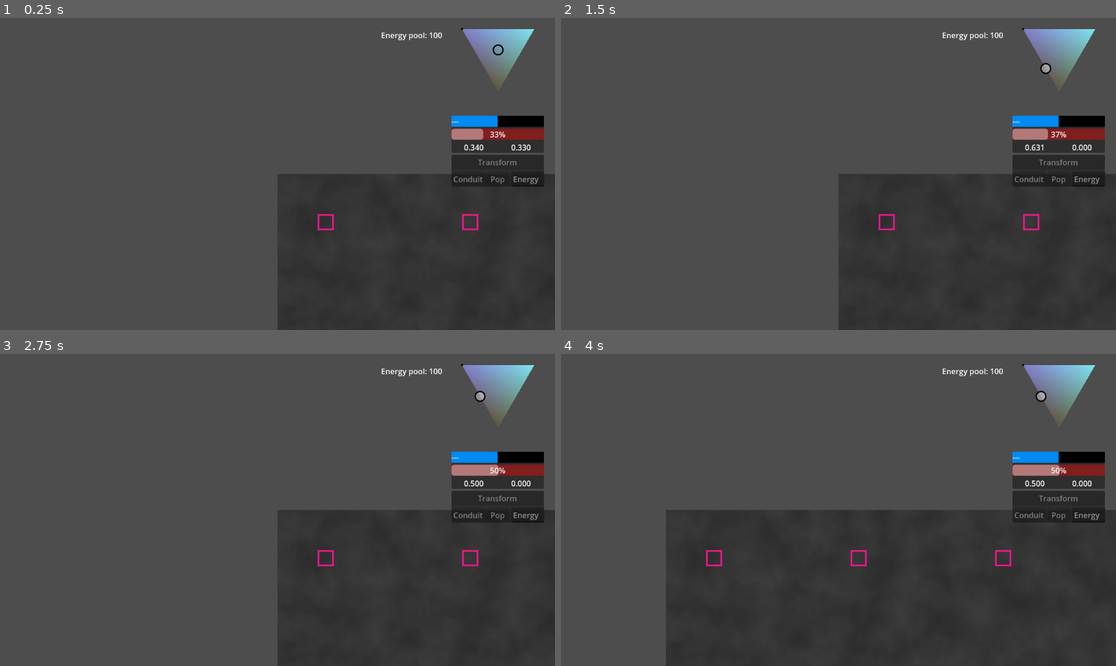
Above: before the commit, frames 1-4 (two rows, left to right).
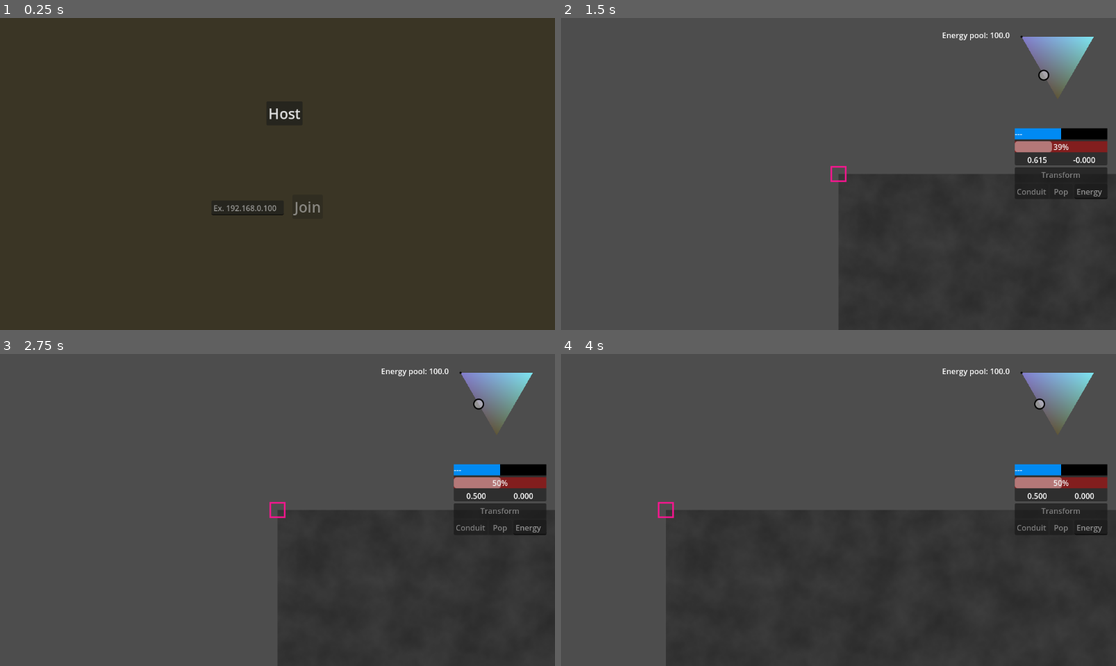
Above: after the commit, the same moments.

Repository: helmasur/conduit_rts
Game: Godot game, scene res://main_menu.tscn
The game is run twice, just before and just after one commit, with the same random seed, the same clock (stepped at 60 frames per second) and the same inputs. Before the commit the project starts from res://main.tscn.
Inputs (mouse positions are in pixels of both pictures, inside the frame that each line leads up to):
- Up to frame 1 (0.25 s): no input
- Up to frame 2 (1.5 s): click (844, 114) at 0.5 s, where only the run after the commit has a clickable "Host"; tap Enter at 1.25 s; drag from (1060, 64) to (888, 220) at 1.27 s
- Up to frame 3 (2.75 s): tap Space at 2 s; drag from (166, 525) to (327, 556) at 2.02 s
- Up to frame 4 (4 s): tap Enter at 2.75 s; move the mouse to (894, 441) at 2.77 s; hold D (move_right) 2.78-3.5 s; click (894, 441) at 2.92 s; drag from (810, 572) to (672, 463) at 3.52 s

The runs differ from the first frame. In frame 1, 74% of the frame differs, in the area x 0-100%, y 0-100%; in frame 2, 3.5%; in frame 3, 3.5%; in frame 4, 3.6%.

Commit message:
multiplayer steg 1

Diff:
--- /dev/null
+++ b/MultiplayerManager.gd
@@ -0,0 +1,22 @@
+extends Node
+
+# Antal maxspelare
+const MAX_PLAYERS := 8
+
+# Godot-nätverk
+var peer: MultiplayerPeer = null
+
+func host(port: int = 12345) -> void:
+	peer = ENetMultiplayerPeer.new()
+	peer.create_server(port, MAX_PLAYERS)
+	multiplayer.multiplayer_peer = peer
+	print("Hosting on port", port)
+
+func join(ip: String, port: int = 12345) -> void:
+	peer = ENetMultiplayerPeer.new()
+	peer.create_client(ip, port)
+	multiplayer.multiplayer_peer = peer
+	print("Joining", ip, ":", port)
+
+func is_host() -> bool:
+	return multiplayer.is_server()
--- a/UnitAttributes.gd
+++ b/UnitAttributes.gd
@@ -33,7 +33,7 @@
 	return max(1.0, unit.health_prop * unit.energy)
 
 static func get_speed_value(unit) -> float:
-	return unit.speed_prop * unit.energy * unit.speed_factor
+	return nlf(unit.speed_prop, 3) * unit.energy * unit.speed_factor
 
 static func get_power_value(unit) -> float:
 	return unit.power_prop * unit.energy
@@ -45,3 +45,7 @@
 
 static func build_finished(unit) -> void:
 	unit.health_current = get_health_max(unit)
+
+static func nlf(value: float, mod: float) -> float:
+	#Non linear function - mod=3 is approx x^2
+	return (pow(2, mod*value - mod) - pow(2, -mod)) / (1 - pow(2, -mod))
--- a/UnitBuild.gd
+++ b/UnitBuild.gd
@@ -5,6 +5,7 @@
 	var new_unit = unit.unit_scene.instantiate() as CharacterBody2D
 	unit.get_tree().current_scene.add_child(new_unit)
 	unit.unit_to_build = new_unit
+	new_unit.player = unit.player
 	new_unit.global_position = unit.global_position + Vector2(50, 0)
 	new_unit.target_energy = e
 	new_unit.health_prop = h
@@ -46,12 +47,11 @@
 					unit.unit_to_build.energy += transfer_amount
 					unit.get_parent().player_energy -= transfer_amount
 				if unit.unit_to_build.energy >= unit.unit_to_build.target_energy:
-					# Unit är redo
 					#UnitAttributes.normalize_proportions(unit.unit_to_build)
 					#unit.unit_to_build.mode = UnitShared.ActionMode.FREE
 					#unit.unit_to_build.build_finished()
 					unit.unit_to_build = null
-					unit.mode = UnitShared.ConduitMode.COLLECTING
+					unit.conduit_mode = UnitShared.ConduitMode.COLLECTING
 
 		#UnitShared.ConduitMode.BUILD_STOPPING:
 			#unit.mode_timer -= delta
--- a/gui.gd
+++ b/gui.gd
@@ -1,4 +1,6 @@
-extends VBoxContainer
+extends Control
+
+@export var player: Player
 
 var selected_unit: Unit
 var selected_units
@@ -39,6 +41,8 @@
 
 func _on_transform_button_pressed() -> void:
 	print("Tricon: ", %TriCon.current_h, " ", %TriCon.current_p, " ", %TriCon.current_s)
+	print("Mode: ", selected_unit.mode)
+	print("Conduit Mode: ", selected_unit.conduit_mode)
 	for unit in selected_units:
 		unit.target_health_prop = %TriCon.current_h
 		#print(unit.health_prop, " ", unit.target_health_prop)
--- a/gui/player_energy.gd
+++ b/gui/player_energy.gd
@@ -1,4 +1,5 @@
 extends Label
 
 func _process(_delta: float) -> void:
-	text = "Energy pool: " + str(%Player.player_energy)
+	if %GUI.player:
+		text = "Energy pool: " + str(%GUI.player.player_energy)
--- a/main.gd
+++ b/main.gd
@@ -2,6 +2,27 @@
 
 var selected_unit: Node = null
 var tricon_h: float = .33
+@export var player_scene: PackedScene = preload("res://player.tscn")
+
+func _ready():
+	_on_game_started()
+
+func _on_game_started():
+	if MultiplayerManager.is_host():
+		for id in multiplayer.get_peers():
+			_add_player(id)
+
+		# Lägg även till dig själv
+		_add_player(multiplayer.get_unique_id())
+
+func _add_player(peer_id: int):
+	var player = player_scene.instantiate()
+	player.name = "Player_%s" % peer_id
+	add_child(player)
+	player.set_multiplayer_authority(peer_id)
+	if peer_id == multiplayer.get_unique_id():
+		$CanvasLayer/GUI.player = player
+		player.spawn_initial_unit()
 
 func _unhandled_input(event: InputEvent) -> void:
 	if event is InputEventMouseButton and event.pressed:
--- a/main.tscn
+++ b/main.tscn
@@ -1,8 +1,7 @@
-[gd_scene load_steps=13 format=3 uid="uid://4ij7u4ntmvdc"]
+[gd_scene load_steps=12 format=3 uid="uid://4ij7u4ntmvdc"]
 
 [ext_resource type="Script" uid="uid://bpcluqkphkhrp" path="res://main.gd" id="1_h2yge"]
 [ext_resource type="Script" uid="uid://c4vf68rbxq658" path="res://camera_2d.gd" id="2_0xm2m"]
-[ext_resource type="Script" uid="uid://cnd6yet61fs7x" path="res://player.gd" id="2_7mycd"]
 [ext_resource type="Script" uid="uid://bcp3gus4vjqtc" path="res://gui.gd" id="4_lquwl"]
 [ext_resource type="Script" uid="uid://sk07ba72nrfg" path="res://gui/player_energy.gd" id="5_7mycd"]
 [ext_resource type="Script" uid="uid://chxk5r6puaa35" path="res://TriangleControl.gd" id="5_lquwl"]
@@ -34,27 +33,33 @@
 position = Vector2(1024, 1024)
 texture = SubResource("NoiseTexture2D_1bvp3")
 
-[node name="Player" type="Node2D" parent="."]
-unique_name_in_owner = true
-script = ExtResource("2_7mycd")
-player_energy = 100
-
 [node name="Camera2D" type="Camera2D" parent="."]
 script = ExtResource("2_0xm2m")
 
 [node name="CanvasLayer" type="CanvasLayer" parent="."]
 
-[node name="TriCon" type="Control" parent="CanvasLayer"]
+[node name="GUI" type="Control" parent="CanvasLayer"]
+unique_name_in_owner = true
+layout_mode = 3
+anchors_preset = 15
+anchor_right = 1.0
+anchor_bottom = 1.0
+grow_horizontal = 2
+grow_vertical = 2
+mouse_filter = 2
+script = ExtResource("4_lquwl")
+
+[node name="TriCon" type="Control" parent="CanvasLayer/GUI"]
 unique_name_in_owner = true
 custom_minimum_size = Vector2(150, 150)
-layout_mode = 3
+layout_mode = 1
 anchors_preset = 1
 anchor_left = 1.0
 anchor_right = 1.0
-offset_left = -193.0
-offset_top = 23.0
-offset_right = -43.0
-offset_bottom = 173.0
+offset_left = -196.0
+offset_top = 39.0
+offset_right = -46.0
+offset_bottom = 189.0
 grow_horizontal = 0
 size_flags_horizontal = 4
 size_flags_vertical = 4
@@ -63,7 +68,7 @@
 color_b = Color(0.492755, 0.902826, 0.943716, 1)
 color_c = Color(0.36969, 0.336095, 0.212066, 1)
 
-[node name="Player energy" type="Label" parent="CanvasLayer"]
+[node name="Player energy" type="Label" parent="CanvasLayer/GUI"]
 offset_left = 791.0
 offset_top = 24.0
 offset_right = 983.0
@@ -71,28 +76,28 @@
 text = "Player energy"
 script = ExtResource("5_7mycd")
 
-[node name="GUI" type="VBoxContainer" parent="CanvasLayer"]
+[node name="Stack" type="VBoxContainer" parent="CanvasLayer/GUI"]
 custom_minimum_size = Vector2(150, 0)
+layout_mode = 1
 anchors_preset = 1
 anchor_left = 1.0
 anchor_right = 1.0
-offset_left = -215.0
-offset_top = 203.0
-offset_right = -23.0
-offset_bottom = 603.0
+offset_left = -210.0
+offset_top = 229.0
+offset_right = -18.0
+offset_bottom = 629.0
 grow_horizontal = 0
-script = ExtResource("4_lquwl")
-
-[node name="Attributes" type="PanelContainer" parent="CanvasLayer/GUI"]
-layout_mode = 2
-
-[node name="VBoxContainer" type="VBoxContainer" parent="CanvasLayer/GUI/Attributes"]
-layout_mode = 2
-
-[node name="MarginContainer" type="MarginContainer" parent="CanvasLayer/GUI/Attributes/VBoxContainer"]
-layout_mode = 2
-
-[node name="Energy_prog" type="ProgressBar" parent="CanvasLayer/GUI/Attributes/VBoxContainer/MarginContainer"]
+
+[node name="Attributes" type="PanelContainer" parent="CanvasLayer/GUI/Stack"]
+layout_mode = 2
+
+[node name="VBoxContainer" type="VBoxContainer" parent="CanvasLayer/GUI/Stack/Attributes"]
+layout_mode = 2
+
+[node name="MarginContainer" type="MarginContainer" parent="CanvasLayer/GUI/Stack/Attributes/VBoxContainer"]
+layout_mode = 2
+
+[node name="Energy_prog" type="ProgressBar" parent="CanvasLayer/GUI/Stack/Attributes/VBoxContainer/MarginContainer"]
 unique_name_in_owner = true
 layout_mode = 2
 size_flags_vertical = 1
@@ -102,107 +107,107 @@
 value = 0.5
 show_percentage = false
 
-[node name="Energy" type="Label" parent="CanvasLayer/GUI/Attributes/VBoxContainer/MarginContainer"]
+[node name="Energy" type="Label" parent="CanvasLayer/GUI/Stack/Attributes/VBoxContainer/MarginContainer"]
 unique_name_in_owner = true
 layout_mode = 2
 text = "Unit Energy:"
 
-[node name="Health" type="ProgressBar" parent="CanvasLayer/GUI/Attributes/VBoxContainer"]
+[node name="Health" type="ProgressBar" parent="CanvasLayer/GUI/Stack/Attributes/VBoxContainer"]
 unique_name_in_owner = true
 layout_mode = 2
 theme_override_styles/background = SubResource("StyleBoxFlat_1bvp3")
 max_value = 1.0
 
-[node name="HBoxContainer" type="HBoxContainer" parent="CanvasLayer/GUI/Attributes/VBoxContainer"]
-layout_mode = 2
-
-[node name="Power" type="Label" parent="CanvasLayer/GUI/Attributes/VBoxContainer/HBoxContainer"]
+[node name="HBoxContainer" type="HBoxContainer" parent="CanvasLayer/GUI/Stack/Attributes/VBoxContainer"]
+layout_mode = 2
+
+[node name="Power" type="Label" parent="CanvasLayer/GUI/Stack/Attributes/VBoxContainer/HBoxContainer"]
 unique_name_in_owner = true
 layout_mode = 2
 size_flags_horizontal = 3
 text = "Power"
 horizontal_alignment = 1
 
-[node name="Speed" type="Label" parent="CanvasLayer/GUI/Attributes/VBoxContainer/HBoxContainer"]
+[node name="Speed" type="Label" parent="CanvasLayer/GUI/Stack/Attributes/VBoxContainer/HBoxContainer"]
 unique_name_in_owner = true
 layout_mode = 2
 size_flags_horizontal = 3
 text = "Speed"
 horizontal_alignment = 1
 
-[node name="Buttons" type="PanelContainer" parent="CanvasLayer/GUI"]
-layout_mode = 2
-
-[node name="VBoxContainer" type="VBoxContainer" parent="CanvasLayer/GUI/Buttons"]
-layout_mode = 2
-
-[node name="Transform_button" type="Button" parent="CanvasLayer/GUI/Buttons/VBoxContainer"]
+[node name="Buttons" type="PanelContainer" parent="CanvasLayer/GUI/Stack"]
+layout_mode = 2
+
+[node name="VBoxContainer" type="VBoxContainer" parent="CanvasLayer/GUI/Stack/Buttons"]
+layout_mode = 2
+
+[node name="Transform_button" type="Button" parent="CanvasLayer/GUI/Stack/Buttons/VBoxContainer"]
 unique_name_in_owner = true
 layout_mode = 2
 text = "Transform"
 
-[node name="HBoxContainer" type="HBoxContainer" parent="CanvasLayer/GUI/Buttons/VBoxContainer"]
-layout_mode = 2
-
-[node name="Conduit" type="Button" parent="CanvasLayer/GUI/Buttons/VBoxContainer/HBoxContainer"]
+[node name="HBoxContainer" type="HBoxContainer" parent="CanvasLayer/GUI/Stack/Buttons/VBoxContainer"]
+layout_mode = 2
+
+[node name="Conduit" type="Button" parent="CanvasLayer/GUI/Stack/Buttons/VBoxContainer/HBoxContainer"]
 unique_name_in_owner = true
 layout_mode = 2
 size_flags_horizontal = 3
 text = "Conduit"
 
-[node name="Pop" type="Button" parent="CanvasLayer/GUI/Buttons/VBoxContainer/HBoxContainer"]
+[node name="Pop" type="Button" parent="CanvasLayer/GUI/Stack/Buttons/VBoxContainer/HBoxContainer"]
 unique_name_in_owner = true
 layout_mode = 2
 size_flags_horizontal = 3
 text = "Pop"
 
-[node name="Pop_energy" type="LineEdit" parent="CanvasLayer/GUI/Buttons/VBoxContainer/HBoxContainer"]
+[node name="Pop_energy" type="LineEdit" parent="CanvasLayer/GUI/Stack/Buttons/VBoxContainer/HBoxContainer"]
 unique_name_in_owner = true
 layout_mode = 2
 placeholder_text = "Energy"
 emoji_menu_enabled = false
 virtual_keyboard_type = 2
 
-[node name="VBoxContainer" type="VBoxContainer" parent="CanvasLayer/GUI"]
+[node name="VBoxContainer" type="VBoxContainer" parent="CanvasLayer/GUI/Stack"]
 visible = false
 layout_mode = 2
 size_flags_horizontal = 3
 
-[node name="Button" type="Button" parent="CanvasLayer/GUI/VBoxContainer"]
+[node name="Button" type="Button" parent="CanvasLayer/GUI/Stack/VBoxContainer"]
 layout_mode = 2
 size_flags_horizontal = 3
 text = "Left click to load"
 
-[node name="Button2" type="Button" parent="CanvasLayer/GUI/VBoxContainer"]
+[node name="Button2" type="Button" parent="CanvasLayer/GUI/Stack/VBoxContainer"]
 layout_mode = 2
 size_flags_horizontal = 3
 text = "Right click to save"
 
-[node name="Button3" type="Button" parent="CanvasLayer/GUI/VBoxContainer"]
+[node name="Button3" type="Button" parent="CanvasLayer/GUI/Stack/VBoxContainer"]
 layout_mode = 2
 size_flags_horizontal = 3
 text = "c"
 
-[node name="Button4" type="Button" parent="CanvasLayer/GUI/VBoxContainer"]
+[node name="Button4" type="Button" parent="CanvasLayer/GUI/Stack/VBoxContainer"]
 layout_mode = 2
 size_flags_horizontal = 3
 text = "d"
 
-[node name="Button5" type="Button" parent="CanvasLayer/GUI/VBoxContainer"]
+[node name="Button5" type="Button" parent="CanvasLayer/GUI/Stack/VBoxContainer"]
 layout_mode = 2
 size_flags_horizontal = 3
 text = "e"
 
-[node name="Button6" type="Button" parent="CanvasLayer/GUI/VBoxContainer"]
+[node name="Button6" type="Button" parent="CanvasLayer/GUI/Stack/VBoxContainer"]
 layout_mode = 2
 size_flags_horizontal = 3
 text = "f"
 
-[node name="Button7" type="Button" parent="CanvasLayer/GUI/VBoxContainer"]
+[node name="Button7" type="Button" parent="CanvasLayer/GUI/Stack/VBoxContainer"]
 layout_mode = 2
 size_flags_horizontal = 3
 text = "f"
 
-[connection signal="pressed" from="CanvasLayer/GUI/Buttons/VBoxContainer/Transform_button" to="CanvasLayer/GUI" method="_on_transform_button_pressed"]
-[connection signal="pressed" from="CanvasLayer/GUI/Buttons/VBoxContainer/HBoxContainer/Conduit" to="CanvasLayer/GUI" method="_on_conduit_pressed"]
-[connection signal="pressed" from="CanvasLayer/GUI/Buttons/VBoxContainer/HBoxContainer/Pop" to="CanvasLayer/GUI" method="_on_pop_pressed"]
+[connection signal="pressed" from="CanvasLayer/GUI/Stack/Buttons/VBoxContainer/Transform_button" to="CanvasLayer/GUI" method="_on_transform_button_pressed"]
+[connection signal="pressed" from="CanvasLayer/GUI/Stack/Buttons/VBoxContainer/HBoxContainer/Conduit" to="CanvasLayer/GUI" method="_on_conduit_pressed"]
+[connection signal="pressed" from="CanvasLayer/GUI/Stack/Buttons/VBoxContainer/HBoxContainer/Pop" to="CanvasLayer/GUI" method="_on_pop_pressed"]
--- /dev/null
+++ b/main_menu.gd
@@ -0,0 +1,18 @@
+extends Control
+
+var join_ip: String
+
+func _on_ip_text_submitted(new_text: String) -> void:
+	$"Join Button".disabled = false
+	join_ip = new_text
+
+# Exempel: Starta som host
+func _on_host_button_pressed():
+	MultiplayerManager.host()
+	get_tree().change_scene_to_file("res://main.tscn")
+
+
+# Eller klient
+func _on_join_button_pressed():
+	MultiplayerManager.join(join_ip)
+	get_tree().change_scene_to_file("res://main.tscn")
--- /dev/null
+++ b/main_menu.tscn
@@ -0,0 +1,58 @@
+[gd_scene load_steps=3 format=3 uid="uid://dcjg31qkj8607"]
+
+[ext_resource type="Script" uid="uid://bdjc30y07ef6s" path="res://main_menu.gd" id="1_06t4h"]
+
+[sub_resource type="StyleBoxFlat" id="StyleBoxFlat_7vrkn"]
+bg_color = Color(0.226106, 0.209214, 0.145407, 1)
+
+[node name="Main menu" type="Control"]
+layout_mode = 3
+anchors_preset = 15
+anchor_right = 1.0
+anchor_bottom = 1.0
+grow_horizontal = 2
+grow_vertical = 2
+size_flags_horizontal = 6
+size_flags_vertical = 6
+script = ExtResource("1_06t4h")
+
+[node name="Panel" type="Panel" parent="."]
+layout_mode = 1
+anchors_preset = 15
+anchor_right = 1.0
+anchor_bottom = 1.0
+grow_horizontal = 2
+grow_vertical = 2
+theme_override_styles/panel = SubResource("StyleBoxFlat_7vrkn")
+
+[node name="Host Button" type="Button" parent="."]
+layout_mode = 0
+offset_left = 553.0
+offset_top = 173.0
+offset_right = 628.0
+offset_bottom = 223.0
+theme_override_font_sizes/font_size = 30
+text = "Host"
+
+[node name="Join Button" type="Button" parent="."]
+layout_mode = 0
+offset_left = 607.0
+offset_top = 367.0
+offset_right = 670.0
+offset_bottom = 417.0
+theme_override_font_sizes/font_size = 30
+disabled = true
+text = "Join"
+
+[node name="IP" type="LineEdit" parent="."]
+custom_minimum_size = Vector2(150, 30)
+layout_mode = 0
+offset_left = 439.0
+offset_top = 379.0
+offset_right = 589.0
+offset_bottom = 410.0
+placeholder_text = "Ex. 192.168.0.100"
+
+[connection signal="pressed" from="Host Button" to="." method="_on_host_button_pressed"]
+[connection signal="pressed" from="Join Button" to="." method="_on_join_button_pressed"]
+[connection signal="text_submitted" from="IP" to="." method="_on_ip_text_submitted"]
--- a/player.gd
+++ b/player.gd
@@ -1,21 +1,33 @@
 extends Node2D
+class_name Player
+
+var player_energy: float = 100.0
 
 @export var player_color: Color = Color.DEEP_PINK
-@export var player_energy = 10000
 @export var world_size = Vector2(2048, 2048)
+var unit_scene = preload("res://unit.tscn")
 
 func _ready() -> void:
-	#get_parent().print_tree()
-	var unit_scene = preload("res://unit.tscn")
-	#var unit_one = unit_scene.instantiate()
-	#add_child(unit_one)
-	#unit_one.build_finished()
+	add_to_group("players")
+	print("Player ready: ", multiplayer.get_unique_id())
 
-	for n in range(3):
-		var unit = unit_scene.instantiate()
-		#unit.build_finished()
-		unit.global_position = Vector2(n * 300 + 100, 100)
-		unit.energy = 1000
-		unit.target_energy = 1000
-		unit.world_size = world_size
-		add_child(unit)
+func spawn_initial_unit():
+	var unit = unit_scene.instantiate()
+	unit.global_position = Vector2.ZERO
+	unit.energy = 1000
+	unit.target_energy = 1000
+	#unit.world_size = world_size
+	unit.player = self
+	add_child(unit)
+
+@rpc("authority", "call_local", "reliable", 0)
+func set_player_energy(value: float) -> void:
+	player_energy = value
+
+@rpc("authority", "call_local", "reliable", 0)
+func add_player_energy(value: float) -> void:
+	player_energy += value
+
+@rpc("authority", "call_local", "reliable", 0)
+func dec_player_energy(value: float) -> void:
+	player_energy -= value
--- /dev/null
+++ b/player.tscn
@@ -0,0 +1,6 @@
+[gd_scene load_steps=2 format=3 uid="uid://b74nujfyhp6qr"]
+
+[ext_resource type="Script" uid="uid://cnd6yet61fs7x" path="res://player.gd" id="1_4flbx"]
+
+[node name="Player" type="Node2D"]
+script = ExtResource("1_4flbx")
--- a/project.godot
+++ b/project.godot
@@ -11,9 +11,13 @@
 [application]
 
 config/name="RTS_balance"
-run/main_scene="uid://4ij7u4ntmvdc"
+run/main_scene="uid://dcjg31qkj8607"
 config/features=PackedStringArray("4.4", "GL Compatibility")
 config/icon="res://icon.svg"
+
+[autoload]
+
+MultiplayerManager="*res://MultiplayerManager.gd"
 
 [editor]
 
--- a/unit.gd
+++ b/unit.gd
@@ -1,6 +1,9 @@
 # res://scripts/units/Unit.gd
 extends CharacterBody2D
 class_name Unit
+
+var unit_scene = preload("res://unit.tscn")
+var player : Player
 
 # Ladda in våra nya script
 #const UnitShared = preload("res://UnitShared.gd")
@@ -15,12 +18,10 @@
 var power: float
 #var speed: float
 
-@export var world_size: Vector2
-
 @export var health_prop: float = 0.5
 @export var power_prop: float = 0.2
 @export var speed_prop: float = 0.3
-@export var speed_factor: float = 1
+@export var speed_factor: float = 2
 
 var target_health_prop: float
 var target_power_prop: float
@@ -33,8 +34,6 @@
 
 @export var base_collect_rate: float = 5.0
 @export var build_transfer_rate: float = 5.0
-
-@export var unit_scene: PackedScene = preload("res://unit.tscn")
 
 var nearby_units: Array = []
 var build_queue: Array = []
@@ -90,7 +89,7 @@
 		var dist = destination.distance_to(global_position)
 		var speed = UnitAttributes.get_speed_value(self)
 		if dist > 2.0:
-			var dir = Utils.toroid_direction(global_position, destination, world_size).normalized()
+			var dir = Utils.toroid_direction(global_position, destination, player.world_size).normalized()
 			velocity = dir * speed
 
 			# UNDERSÖK om vi kommer passera destinationen under detta frame
@@ -117,22 +116,24 @@
 
 	if self. is_in_group("selected") or mode == UnitShared.ActionMode.CONDUIT:
 		var units = get_tree().get_nodes_in_group("units")
-		fsf = Utils.calc_free_space_factor(global_position, world_size, units)
+		fsf = Utils.calc_free_space_factor(global_position, player.world_size, units)
 
 	queue_redraw()
 
 func _draw() -> void:
 	var size = 30.0
-	var rect = Rect2(Vector2(-size/2, -size/2), Vector2(size, size))
-	var color = get_parent().player_color
+	var color = player.player_color
 
 	# Rita 9 kopior
-	for offset in Utils.get_toroid_offsets(world_size):
+	for offset in Utils.get_toroid_offsets(player.world_size):
+		var rect = Rect2(Vector2(-size/2, -size/2), Vector2(size, size))
 		draw_set_transform(offset)
 		draw_rect(rect, color, false, 2.0, true)
 		if is_selected:
 			rect = Rect2(Vector2(-size/2-3, -size/2-3), Vector2(size+6, size+6))
 			draw_rect(rect, Color.BEIGE, false, -1)
+			draw_circle(Vector2.ZERO, fsf*300, Color.FLORAL_WHITE, false, -1.0, false) #ingen AA för width <0
+		elif conduit_mode == UnitShared.ConduitMode.COLLECTING:
 			draw_circle(Vector2.ZERO, fsf*300, Color.FLORAL_WHITE, false, -1.0, false) #ingen AA för width <0
 
 	# Återställ transform (för säkerhets skull)
@@ -144,10 +145,8 @@
 			match conduit_mode:
 				UnitShared.ConduitMode.COLLECTING:
 					#UnitCollect.handle_collect_state(self, delta)
-					var units = get_tree().get_nodes_in_group("units")
-					var space_factor = Utils.calc_free_space_factor(global_position, world_size, units)
-					var collected_amount = space_factor * base_collect_rate * delta
-					get_parent().player_energy += collected_amount
+					var collected_amount = fsf * base_collect_rate * delta
+					player.add_player_energy(collected_amount)
 				UnitShared.ConduitMode.BUILDING:
 					UnitBuild.handle_build_state(self, delta)
 
